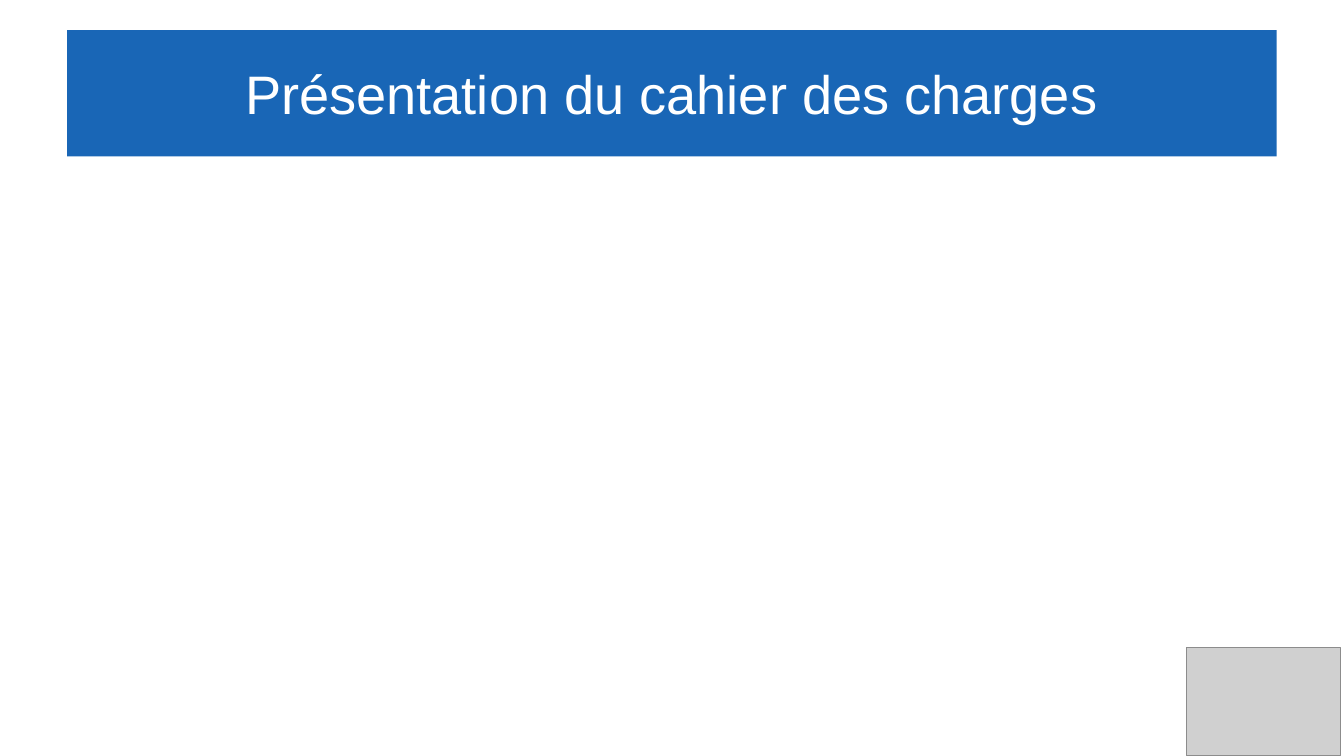
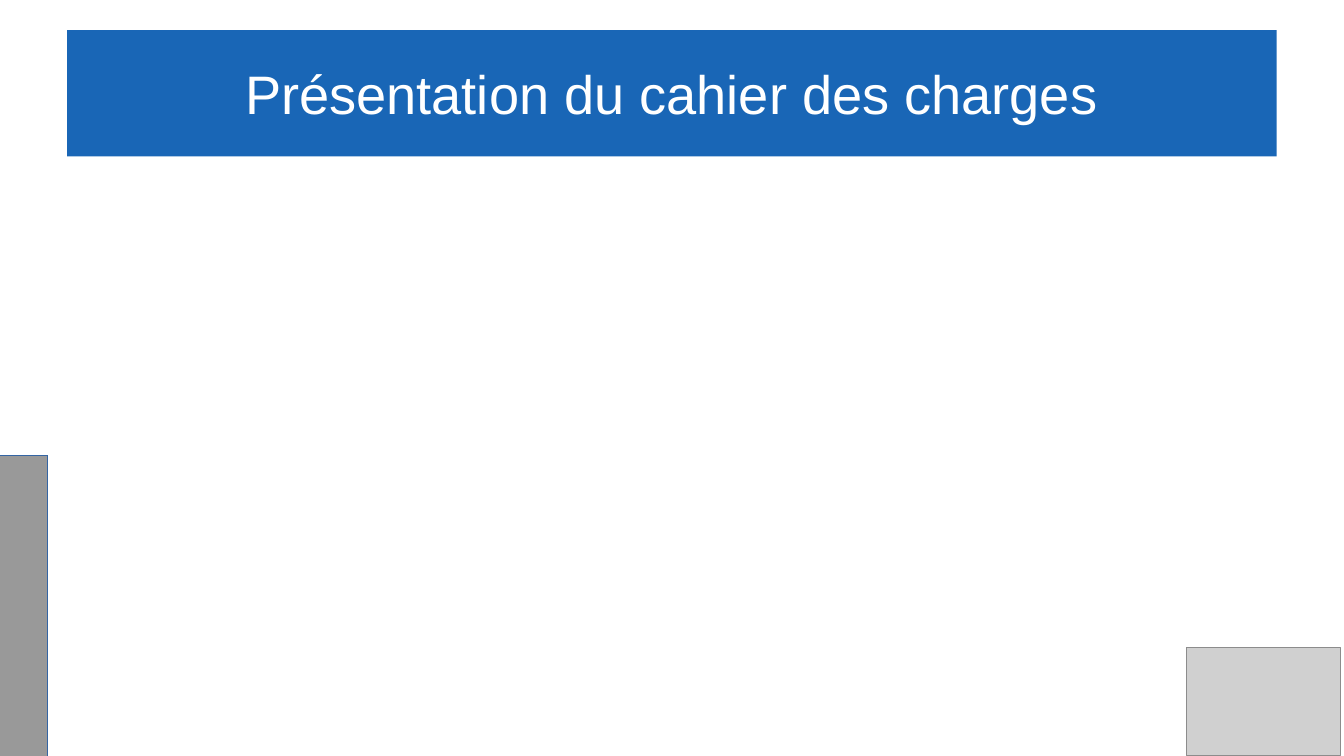
Before and after one commit to Gabin221/Tracking-BLE-documents, a slide deck: slide 3 of Revues/Revues2/Gabin/presentation_yahya_andrea_gabin.odp. Drawn at 1344x756 pixels with LibreOffice and Linux fonts; fonts in the diff are those of the drawing; grey boxes stand for pictures. Boxes give left, top, right and bottom in pixels: in the first picture for what was removed or moved away, otherwise in the second. Text is boxed around its words. In the diff, an @@ line names an element or a change of style, - is before the commit and + after.

```diff
--- a/Revues/Revues2/Gabin/presentation_yahya_andrea_gabin.odp
+++ b/Revues/Revues2/Gabin/presentation_yahya_andrea_gabin.odp
@@ rectangle added at [0, 456, 48, 756], fill #999999, outline #3465A4 0 pt @@
```
Also in this commit, not shown: 1 other slide changed, 1 other file.
